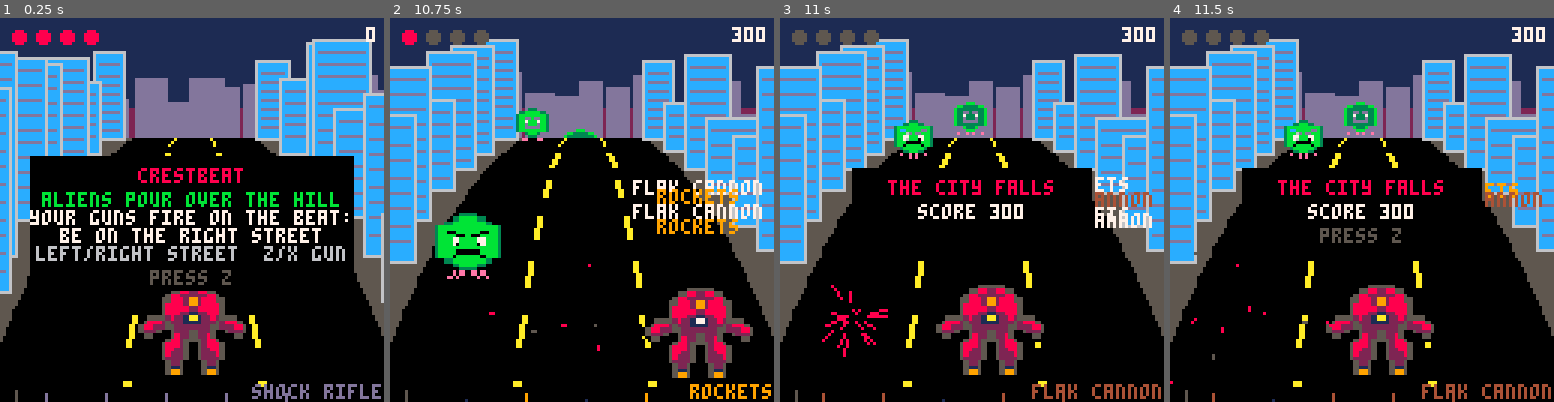
Above: before the commit, frames 1-4 (left to right).
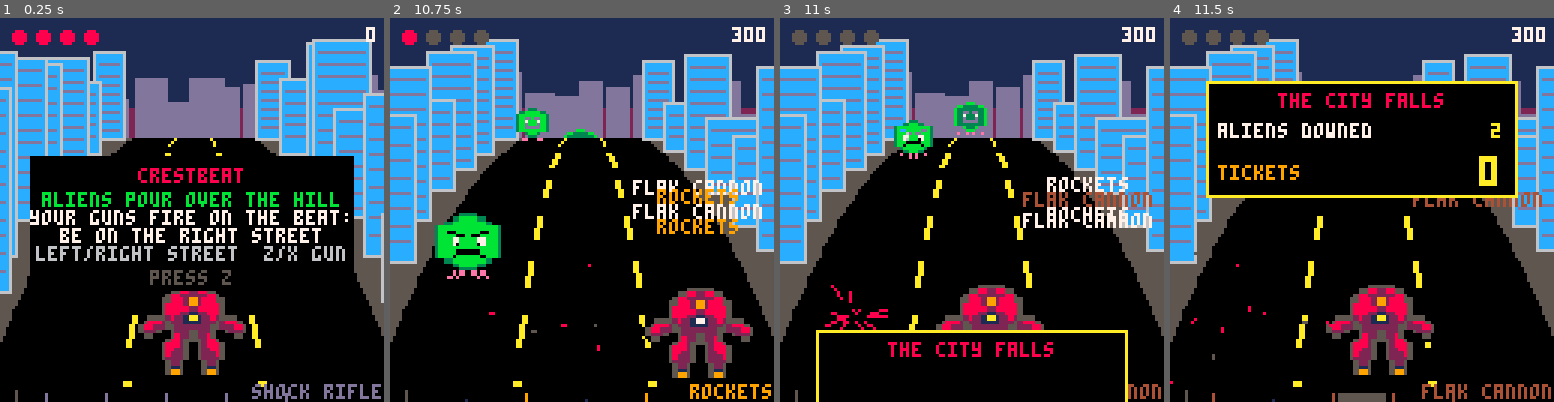
Above: after the commit, the same moments.

Repository: drachis/carts
Game: PICO-8 cartridge proj/crestbeat/crestbeat.p8
Two runs of this game, one before a commit and one after it. Both use one fixed random seed, a clock stepped at 60 frames per second and the inputs below.
Inputs:
- Up to frame 1 (0.25 s): no input
- Up to frame 2 (10.75 s): tap X (X key) at 0.33, 0.7, 1.43, 2.58, 3.1, 3.62, 4.13, 4.65, 5.17, 5.68, 6.2, 6.72, 7.23, 7.75, 8.27, 8.78, 9.3, 9.82, 10.33 s; tap O (Z key) at 1.07, 1.8, 2.43, 3.07, 3.7, 4.33, 4.97, 5.6, 6.23, 6.87, 7.5, 8.13, 8.77, 9.4, 10.03, 10.67 s; hold Right 2.33-3.33 s; hold Right 3.38-4.22 s; hold Right 4.72-5.72 s; hold Left 6.15-6.98 s; hold Right 7.03-8.03 s; hold Right 8.08-8.92 s; hold Right 9.42-10.42 s
- Up to frame 3 (11 s): tap X (X key) at 10.85 s; hold Left from 10.85 s (still down)
- Up to frame 4 (11.5 s): keep holding Left; tap O (Z key) at 11.3 s; tap X (X key) at 11.37 s

Frames 1-2 are identical in both runs. In frame 3, 6.0% of the frame differs, in the area x 9-91%, y 39-100%; in frame 4, 20%, in the area x 9-91%, y 16-100%.

Commit message:
crestbeat: the ticket payout, after bal8tro's cash-out as the user asked: a panel springs up, each line arrives and counts its tickets (aliens, golden aliens, bells, giants, civilians hit, city saved), then the total rolls up while paper tickets are thrown from a slot; at least one ticket, and no restart until it is paid out. 4881 tokens
Co-Authored-By: Claude Opus 5.5 <noreply@anthropic.com>

Diff:
--- a/proj/crestbeat/aliens.lua
+++ b/proj/crestbeat/aliens.lua
@@ -51,6 +51,7 @@
  if alien.penalty then
   score=max(score-alien.penalty)
   combo=0
+  stats.civilians+=1
   local x,y=alien_centre(alien)
   popup("hey! -"..alien.penalty.."0",x,y-10,8)
   sfx(4)
@@ -65,7 +66,10 @@
   burst(x,y,12,alien.body,2)
   shake+=2
   sfx(3)
+  stats.kills+=1
   if alien.bonus>0 then
+   stats.kills-=1
+   stats.golds+=1
    score+=alien.bonus
    popup("+"..alien.bonus.."0",x,y-8,alien.body)
    ring(x,y,16,alien.body)
--- a/proj/crestbeat/crestbeat.p8
+++ b/proj/crestbeat/crestbeat.p8
@@ -8,6 +8,7 @@
 #include aliens.lua
 #include titan.lua
 #include robot.lua
+#include payout.lua
 #include main.lua
 __gfx__
 0000003333000000000000333300000000f0000000000f0000000000000000000000000000000000000000000000000000000000000000000000000000000000
--- a/proj/crestbeat/data.lua
+++ b/proj/crestbeat/data.lua
@@ -38,6 +38,12 @@
 fly_speed=0.024
 start_gun=2
 bell_bonus=200
+payout_rest=24
+row_frames=10
+count_frames=8
+total_frames=30
+spring=0.35
+damping=0.6
 ]],nil,_ENV)
 
 stages=parse_table[[
@@ -76,6 +82,16 @@
  gun.damage=8/gun.shots
 end
 
+payouts=parse_table[[
+name,each,label
+kills,1,aliens downed
+golds,10,golden aliens
+bells,5,bells rung
+titans,10,giants felled
+civilians,-2,civilians hit
+saved,25,city saved
+]]
+
 judgements=parse_table[[
 name,colour,knock,points
 perfect,7,1,10
--- a/proj/crestbeat/main.lua
+++ b/proj/crestbeat/main.lua
@@ -3,6 +3,7 @@
  clock,next_beat,combo,score,shake,pulse,ended=0,0,0,0,0,0,0
  scroll,travel_speed,crest_y=0,0,horizon
  aliens,sparks,rings,popups,beams,fallen={},{},{},{},{},{}
+ stats={kills=0,golds=0,bells=0,titans=0,civilians=0}
  make_city()
  reset_robot()
  start_stage(1)
@@ -70,6 +71,7 @@
  ended=0
  music(-1)
  sfx(result=="won" and 6 or 7)
+ start_payout(result=="won")
 end
 
 function update_play()
@@ -106,7 +108,8 @@
   ended+=1
   clock+=1/frames_per_beat
   if clock%1<1/frames_per_beat then pulse=1 end
-  if pressed and ended>15 then start_play() end
+  if mode!="title" then update_payout() end
+  if pressed and ended>15 and (mode=="title" or payout_done()) then start_play() end
  end
  update_effects()
 end
@@ -199,10 +202,7 @@
   centred("left/right street  z/x gun",76,6)
   centred("press z",84,tick_blink() and 10 or 5)
  elseif mode!="play" then
-  rectfill(24,50,103,76,0)
-  centred(mode=="won" and "city saved!" or "the city falls",54,mode=="won" and 11 or 8)
-  centred("score "..score_text(),62,7)
-  if ended>15 then centred("press z",70,tick_blink() and 10 or 5) end
+  draw_payout()
  end
 end
 
--- /dev/null
+++ b/proj/crestbeat/payout.lua
@@ -0,0 +1,69 @@
+function start_payout(won)
+ stats.saved=won and 1 or 0
+ rows,tickets,paper={},0,{}
+ for row in all(payouts) do
+  local count=stats[row.name]
+  if count>0 then
+   add(rows,{label=row.label,count=count,value=count*row.each})
+   tickets+=count*row.each
+  end
+ end
+ tickets=max(tickets,1)
+ panel_y,panel_vy,payout_age,shown_tickets,dispensed=128,0,0,0,0
+end
+
+function payout_done()
+ return dispensed>=tickets
+end
+
+function update_payout()
+ payout_age+=1
+ panel_vy=mid(-8,(panel_vy+(payout_rest-panel_y)*spring)*damping,8)
+ panel_y+=panel_vy
+ local row=payout_age/row_frames
+ if row==flr(row) and row<=#rows then sfx(5) end
+ if payout_age>(#rows+1)*row_frames then
+  shown_tickets=min(tickets,shown_tickets+max(1,tickets/total_frames))
+  while dispensed<flr(shown_tickets) do
+   dispensed+=1
+   add(paper,{x=60+rnd(8),y=127,vx=rnd(3)-1.5,vy=-2-rnd(3)})
+   if dispensed%2==0 then sfx(15) end
+  end
+ end
+ for ticket in all(paper) do
+  ticket.x+=ticket.vx
+  ticket.y+=ticket.vy
+  ticket.vy+=0.2
+  if ticket.y>130 then del(paper,ticket) end
+ end
+end
+
+function draw_payout()
+ for ticket in all(paper) do
+  rectfill(ticket.x,ticket.y,ticket.x+3,ticket.y+1,9)
+  pset(ticket.x+1,ticket.y,8)
+ end
+ rectfill(56,125,71,127,5)
+ local top=flr(panel_y)
+ local bottom=top+30+#rows*8
+ rectfill(12,top,115,bottom,0)
+ rect(12,top,115,bottom,10)
+ local won=stats.saved>0
+ centred(won and "city saved!" or "the city falls",top+4,won and 11 or 8)
+ for i,row in ipairs(rows) do
+  local age=payout_age-i*row_frames
+  if age>=0 then
+   local y=top+6+i*8
+   print(row.label,16,y,7)
+   local text=tostr(flr(row.value*min(1,age/count_frames)))
+   print(text,111-#text*4,y,row.value<0 and 8 or 10)
+  end
+ end
+ local total=tostr(flr(shown_tickets))
+ print("tickets",16,bottom-10,9)
+ print("\^w\^t"..total,111-#total*8,bottom-13,payout_age%8<4 and 10 or 9)
+ if payout_done() then
+  rectfill(46,bottom+2,81,bottom+10,0)
+  centred("press z",bottom+4,tick_blink() and 10 or 5)
+ end
+end
--- a/proj/crestbeat/tests/test_boot.lua
+++ b/proj/crestbeat/tests/test_boot.lua
@@ -63,14 +63,22 @@
   expect_mode("play")
   finish("won")
   next_phase("won")
+ elseif phase=="won" then
+  if age==20 then held[4]=true end
+  if age==22 then expect_mode("won") end
+  if age==80 then
+   if not payout_done() then printh("error: the payout was not done in 80 frames") end
+   held[4]=true
+  end
+  if age==82 then expect_mode("play") end
  end
  game_update()
  if n==5 then dump("boot_title") end
  if phase=="idle" and age==150 then dump("boot_play") end
  if phase=="idle" and age==300 then dump("boot_hurt") end
  if phase=="lost" and age==30 then dump("boot_lost") end
- if phase=="won" and age==30 then
-  dump("boot_won")
+ if phase=="won" and age==30 then dump("boot_won") end
+ if phase=="won" and age==84 then
   done=true
   printh("ok boot")
   extcmd("shutdown")
--- a/proj/crestbeat/tests/test_boot.p8
+++ b/proj/crestbeat/tests/test_boot.p8
@@ -7,6 +7,7 @@
 #include ../aliens.lua
 #include ../titan.lua
 #include ../robot.lua
+#include ../payout.lua
 #include ../main.lua
 #include dump.lua
 #include bot.lua
--- a/proj/crestbeat/tests/test_rhythm.lua
+++ b/proj/crestbeat/tests/test_rhythm.lua
@@ -124,7 +124,23 @@
  reset("play")
  send_alien(0,0,kinds.gold)
  hit_alien(aliens[1],99,judgements[1])
- check("a golden alien pays its bonus",score==kinds.gold.bonus,"score "..score)
+ check("a golden alien pays its bonus",score==kinds.gold.bonus and stats.golds==1 and stats.kills==0,"score "..score)
+
+ reset("play")
+ stats.kills,stats.golds,stats.civilians=10,1,2
+ start_payout(true)
+ local lowest=panel_y
+ for i=1,200 do
+  update_payout()
+  lowest=min(lowest,panel_y)
+ end
+ check("the payout pays a ticket an alien, 10 a golden one, 25 for the city, less 2 a civilian",tickets==41 and #rows==4,tickets.." tickets in "..#rows.." rows")
+ check("and dispenses every one",dispensed==41 and flr(shown_tickets)==41 and payout_done(),dispensed.." dispensed")
+ check("its panel springs up past its rest and settles",lowest<payout_rest-1 and abs(panel_y-payout_rest)<0.5,"lowest "..lowest..", rests at "..panel_y)
+ reset("play")
+ start_payout(false)
+ check("a run with nothing pays one ticket",tickets==1,tickets.." tickets")
+
  reset("play")
  start_stage(#stages)
  local shots=0
--- a/proj/crestbeat/tests/test_rhythm.p8
+++ b/proj/crestbeat/tests/test_rhythm.p8
@@ -7,6 +7,7 @@
 #include ../aliens.lua
 #include ../titan.lua
 #include ../robot.lua
+#include ../payout.lua
 #include ../main.lua
 #include dump.lua
 #include test_rhythm.lua
--- a/proj/crestbeat/tests/test_stage.lua
+++ b/proj/crestbeat/tests/test_stage.lua
@@ -45,8 +45,14 @@
   end
   printh("stage "..first_stage.." "..name..": "..flr(clock).." beats ("..flr(clock/2).."s), hp "..start_hp.." to "..robot.hp)
   if last then
+   for i=1,24 do game_update() end
+   game_draw()
+   dump_screen("stage_payout_counting")
+   while not payout_done() do game_update() end
+   for i=1,10 do game_update() end
    game_draw()
    dump_screen("stage_won")
+   printh("payout: "..tickets.." tickets from "..stats.kills.." aliens, "..stats.golds.." golden, "..stats.bells.." bells, "..stats.titans.." giants, "..stats.civilians.." civilians hit")
   end
   printh("ok stage "..first_stage)
   extcmd("shutdown")
--- a/proj/crestbeat/tests/test_stage_1.p8
+++ b/proj/crestbeat/tests/test_stage_1.p8
@@ -8,6 +8,7 @@
 #include ../aliens.lua
 #include ../titan.lua
 #include ../robot.lua
+#include ../payout.lua
 #include ../main.lua
 #include dump.lua
 #include bot.lua
--- a/proj/crestbeat/tests/test_stage_2.p8
+++ b/proj/crestbeat/tests/test_stage_2.p8
@@ -8,6 +8,7 @@
 #include ../aliens.lua
 #include ../titan.lua
 #include ../robot.lua
+#include ../payout.lua
 #include ../main.lua
 #include dump.lua
 #include bot.lua
--- a/proj/crestbeat/tests/test_stage_3.p8
+++ b/proj/crestbeat/tests/test_stage_3.p8
@@ -8,6 +8,7 @@
 #include ../aliens.lua
 #include ../titan.lua
 #include ../robot.lua
+#include ../payout.lua
 #include ../main.lua
 #include dump.lua
 #include bot.lua
--- a/proj/crestbeat/tests/test_stage_4.p8
+++ b/proj/crestbeat/tests/test_stage_4.p8
@@ -8,6 +8,7 @@
 #include ../aliens.lua
 #include ../titan.lua
 #include ../robot.lua
+#include ../payout.lua
 #include ../main.lua
 #include dump.lua
 #include bot.lua
--- a/proj/crestbeat/tests/test_stage_5.p8
+++ b/proj/crestbeat/tests/test_stage_5.p8
@@ -8,6 +8,7 @@
 #include ../aliens.lua
 #include ../titan.lua
 #include ../robot.lua
+#include ../payout.lua
 #include ../main.lua
 #include dump.lua
 #include bot.lua
--- a/proj/crestbeat/tests/test_stage_6.p8
+++ b/proj/crestbeat/tests/test_stage_6.p8
@@ -8,6 +8,7 @@
 #include ../aliens.lua
 #include ../titan.lua
 #include ../robot.lua
+#include ../payout.lua
 #include ../main.lua
 #include dump.lua
 #include bot.lua
--- a/proj/crestbeat/tests/test_stage_7.p8
+++ b/proj/crestbeat/tests/test_stage_7.p8
@@ -8,6 +8,7 @@
 #include ../aliens.lua
 #include ../titan.lua
 #include ../robot.lua
+#include ../payout.lua
 #include ../main.lua
 #include dump.lua
 #include bot.lua
--- a/proj/crestbeat/tests/test_stage_8.p8
+++ b/proj/crestbeat/tests/test_stage_8.p8
@@ -8,6 +8,7 @@
 #include ../aliens.lua
 #include ../titan.lua
 #include ../robot.lua
+#include ../payout.lua
 #include ../main.lua
 #include dump.lua
 #include bot.lua
--- a/proj/crestbeat/titan.lua
+++ b/proj/crestbeat/titan.lua
@@ -45,6 +45,7 @@
   sfx(13)
   if titan.lamps==3 then
    titan.lamps=0
+   stats.bells+=1
    score+=bell_bonus
    popup("ding! +"..bell_bonus.."0",titan_x(),titan_y()-20,10)
    ring(titan_x(),titan_y()-14,30,10)
@@ -62,6 +63,7 @@
   for other in all(titan.spots) do alive+=other.hp end
   if alive==0 then
    titan.dead=0
+   stats.titans+=1
    sfx(6)
   end
  end
Not shown, changed: the sound effects (__sfx__) section of proj/crestbeat/crestbeat.p8
Not shown, changed: the sound effects (__sfx__) section of proj/crestbeat/tests/test_boot.p8
Not shown, changed: the sound effects (__sfx__) section of proj/crestbeat/tests/test_rhythm.p8
Not shown, changed: the sound effects (__sfx__) section of proj/crestbeat/tests/test_stage_1.p8
Not shown, changed: the sound effects (__sfx__) section of proj/crestbeat/tests/test_stage_2.p8
Not shown, changed: the sound effects (__sfx__) section of proj/crestbeat/tests/test_stage_3.p8
Not shown, changed: the sound effects (__sfx__) section of proj/crestbeat/tests/test_stage_4.p8
Not shown, changed: the sound effects (__sfx__) section of proj/crestbeat/tests/test_stage_5.p8
Not shown, changed: the sound effects (__sfx__) section of proj/crestbeat/tests/test_stage_6.p8
Not shown, changed: the sound effects (__sfx__) section of proj/crestbeat/tests/test_stage_7.p8
Not shown, changed: the sound effects (__sfx__) section of proj/crestbeat/tests/test_stage_8.p8
Not shown, changed: proj/crestbeat/CODE_NOTES.md
(and 5 more such lines)
